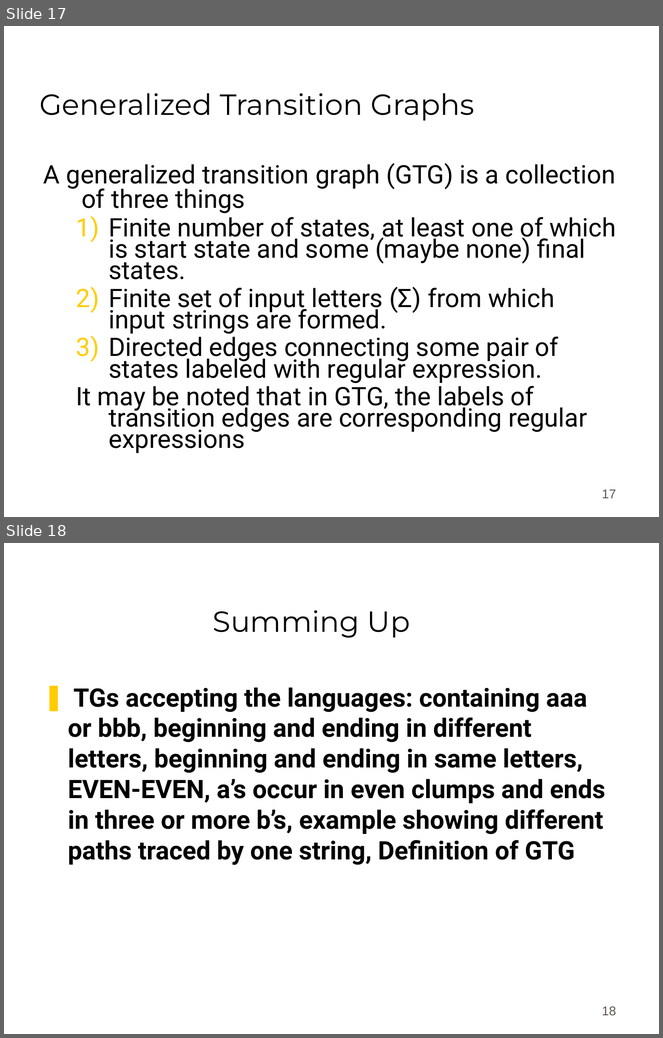
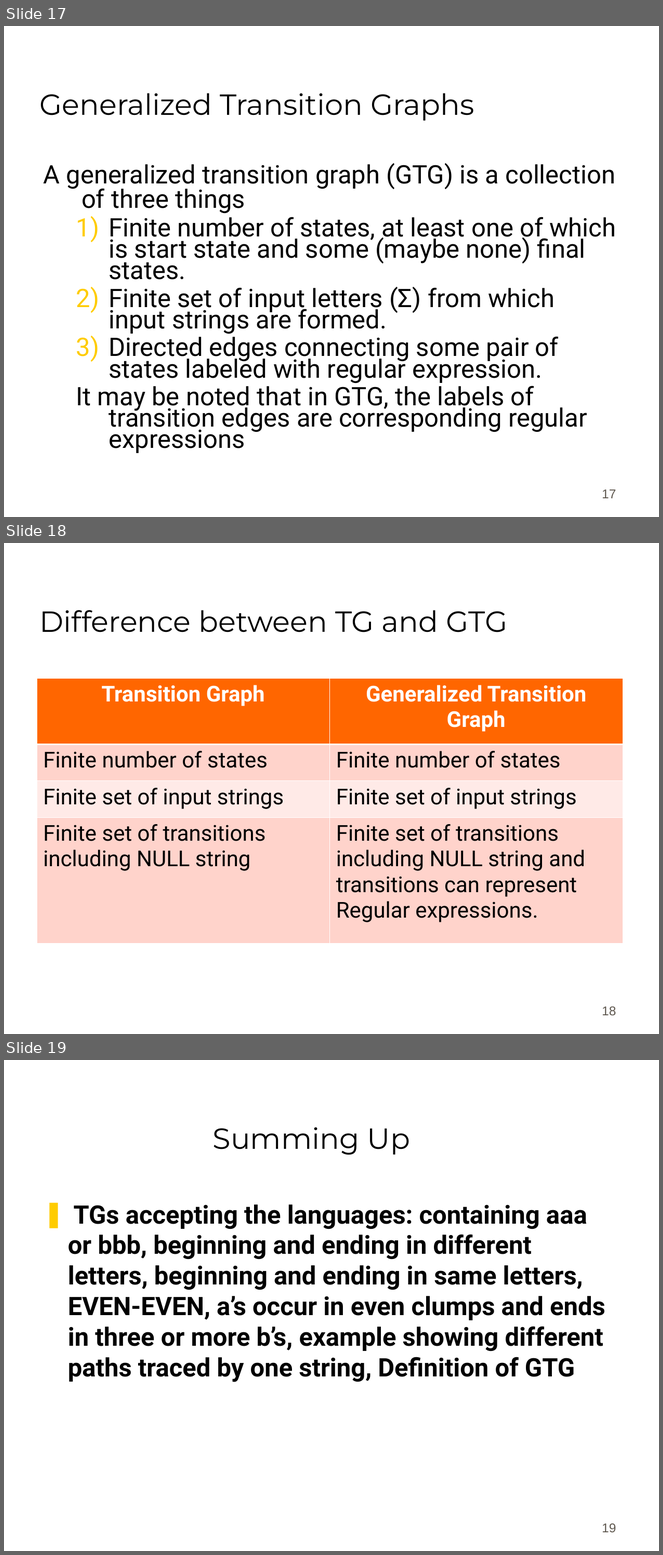
Before and after one commit to bamboat3/toa, a slide deck: Lesson 09.ppt. Shown one above the other, each under a label of ours: slides 17 and 18 before the commit, slides 17, 18 and 19 after it. The pictures are 663x1038 and 663x1555 pixels, drawn with LibreOffice and Linux fonts; fonts in the diff are those of the drawing; background and template pictures are left out. Boxes give left, top, right and bottom in pixels: in the first picture for what was removed or moved away, otherwise in the second. Text is boxed around its words. In the diff, an @@ line names an element or a change of style, - is before the commit and + after.

```diff
--- a/Lesson 09.ppt
+++ b/Lesson 09.ppt
@@ slide 18 added at [4,543,659,1034], background #FFFFFF @@
@@ title added at [40,610,507,632], 32 pt, text #000000 @@
+Difference between TG and GTG
@@ table added at [37,678,622,925], 4 rows, 2 columns @@
+Transition Graph | Generalized Transition Graph
+Finite number of states | Finite number of states
+Finite set of input strings | Finite set of input strings
+Finite set of transitions including NULL string | Finite set of transitions including NULL string and transitions can represent Regular expressions.
@@ page number added at [602,1007,616,1016], 14 pt, text #5E574E @@
+18
@@ what was slide 18 is now slide 19 @@
@@ page number at [602,1524,616,1533]: text changed @@
-18
+19
```
Also in this commit, not shown: 5 slides changed, 1 other file.
